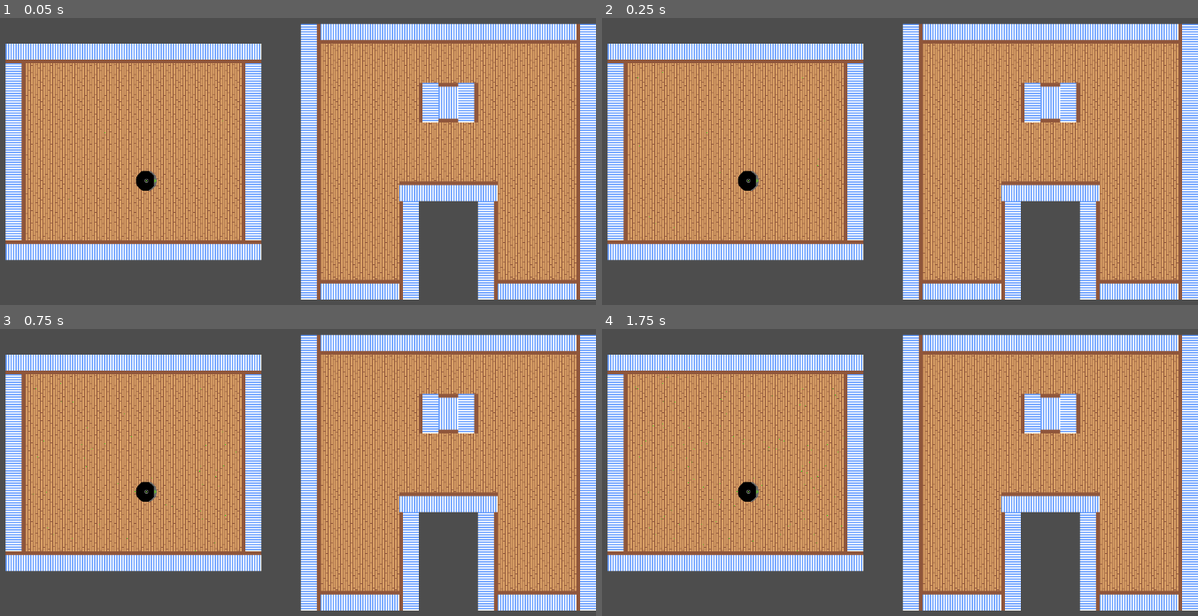
Above: before the commit, frames 1-4 (two rows, left to right).
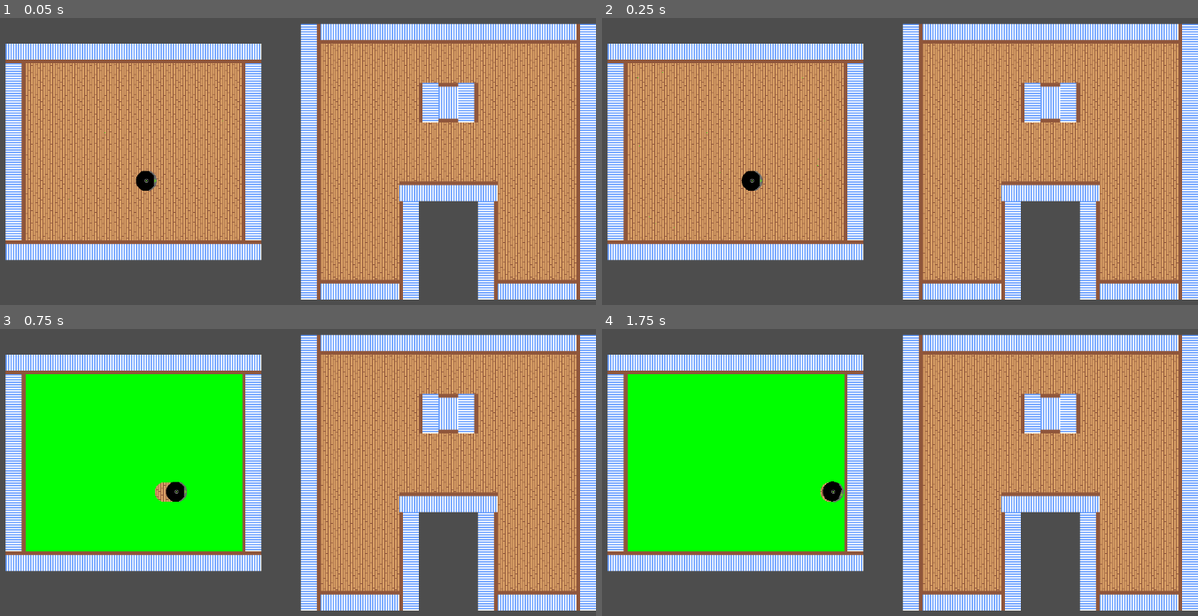
Above: after the commit, the same moments.

Repository: NatYoungren/roombot
Game: Godot game, scene res://scenes/test_level.tscn
Same seed, same stepped clock (60 frames per second), same inputs: the game is played once before the commit and once after it.
Inputs:
- Up to frame 1 (0.05 s): no input
- Up to frame 2 (0.25 s): no input
- Up to frame 3 (0.75 s): tap Enter (ui_accept) at 0.5 s
- Up to frame 4 (1.75 s): tap Enter (ui_accept) at 0.77, 1.52 s

Frame 1 is identical in both runs. In frame 2, 0.1% of the frame differs, in the area x 22-28%, y 53-61%; in frame 3, 22%; in frame 4, 22%, in the area x 4-41%, y 15-78%.
Error before the commit: Parse Error: Could not find type "Cleaner" in the current scope. (res://scripts/roomba_basic.gd:5)

Commit message:
Updated cleaner nodes on roomba (rect just sitting there for testing)

Diff:
--- a/roombot/scenes/roomba_basic.tscn
+++ b/roombot/scenes/roomba_basic.tscn
@@ -1,8 +1,9 @@
-[gd_scene load_steps=6 format=3 uid="uid://dxauipst7macc"]
+[gd_scene load_steps=7 format=3 uid="uid://dxauipst7macc"]
 
 [ext_resource type="Script" uid="uid://bqw08d4gmla78" path="res://scripts/roomba_basic.gd" id="1_arrrk"]
 [ext_resource type="Texture2D" uid="uid://dtyiftl6sphgl" path="res://assets/roomba_1.png" id="1_ia0pm"]
-[ext_resource type="Script" uid="uid://d21e4yt3k4j02" path="res://scripts/cleaners/cleaner.gd" id="3_4g0ax"]
+[ext_resource type="Script" uid="uid://dwl6ik1ryj0sa" path="res://scripts/cleaners/circle_cleaner.gd" id="3_4g0ax"]
+[ext_resource type="Script" uid="uid://bvc4hd371ra82" path="res://scripts/cleaners/rect_cleaner.gd" id="4_2jlxg"]
 
 [sub_resource type="CircleShape2D" id="CircleShape2D_ia0pm"]
 radius = 17.0
@@ -33,6 +34,8 @@
 rotation = 1.5707964
 shape = SubResource("CapsuleShape2D_arrrk")
 
-[node name="Cleaner" type="Node2D" parent="."]
+[node name="CircleCleaner" type="Node2D" parent="."]
 script = ExtResource("3_4g0ax")
-metadata/_custom_type_script = "uid://d21e4yt3k4j02"
+
+[node name="RectCleaner" type="Node2D" parent="."]
+script = ExtResource("4_2jlxg")
--- a/roombot/scripts/roomba_basic.gd
+++ b/roombot/scripts/roomba_basic.gd
@@ -2,7 +2,8 @@
 
 @onready var bumper_area: Area2D = $bumper_area
 
-@onready var cleaner: Cleaner = $Cleaner # Cleaning AoE
+@onready var cleaner: BaseCleaner = $CircleCleaner # Cleaning AoE
+#@onready var cleaner: BaseCleaner = $RectCleaner # Cleaning AoE (Testing rectangular shape)
 
 
 ## Max speed of the roomba.
@@ -68,7 +69,7 @@
 
 
 func clean_filth() -> void:
-	filth_cleaned += cleaner.clean_filth(State.filth_layer)
+	filth_cleaned += cleaner.clean(State.filth_layer)
 	prev_clean_position = position
 	clean_timer.start()
 
